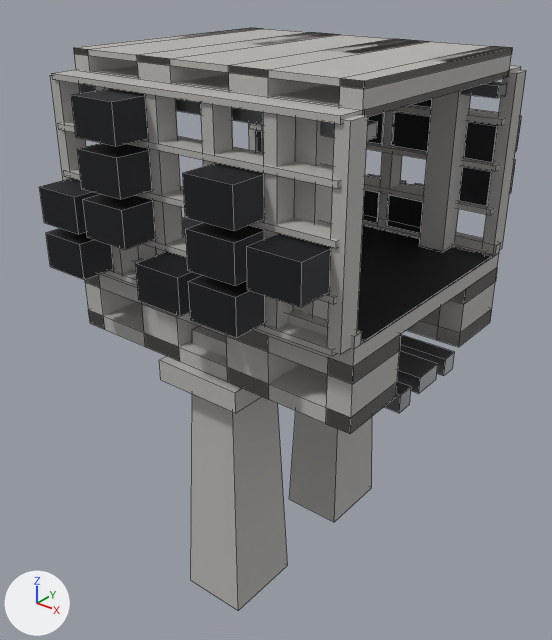
The FBX model Assets/_Project/04.Art/02.Models/Megastructure/SM_Mega_Habitat.fbx as it was, and as the next commit left it.
Both versions are drawn from a 50 mm camera at (56.6, -73.9, 67.4) aimed at (-1.7, -1.0, 22.2). Arrows for +X, +Y and +Z are at lower left; the lights stay in place. The picture after the commit comes second. Mesh edges are drawn as thin lines. Where no turn or scale is listed for an object, it has been applied to the vertices. Vertices at exactly the same position are counted once.

Objects in the first picture: 'SM_Mega_Habitat'.
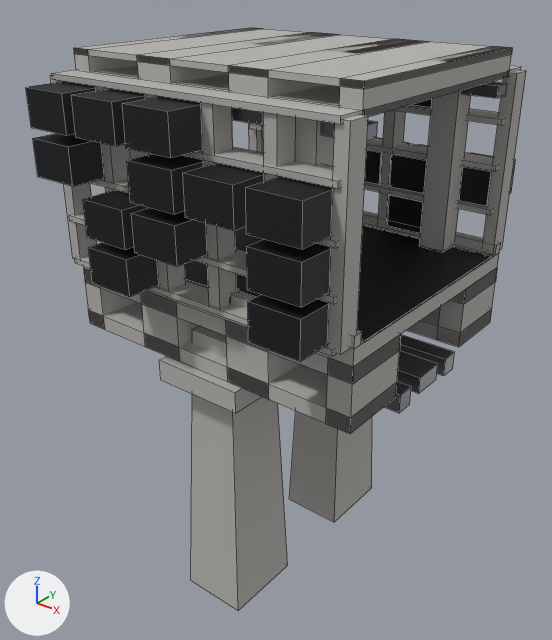
Boxes (x1, y1, x2, y2) around the edits, measured in the pictures (552 x 640 px; the box of a moved part takes in the faces that stretch with it):
'SM_Mega_Habitat', reshaped: before (39, 28, 526, 611); after (26, 28, 526, 611)
part 1 of me_sm_mega_habitat, moved or reshaped: before (136, 251, 202, 316); after (88, 242, 159, 297)
part 2 of me_sm_mega_habitat, moved or reshaped: before (188, 275, 265, 337); after (248, 294, 329, 361)
part 3 of me_sm_mega_habitat, moved or reshaped: before (186, 222, 265, 286); after (131, 207, 207, 267)
part 4 of me_sm_mega_habitat, moved or reshaped: before (39, 178, 100, 234); after (33, 133, 105, 186)
part 5 of me_sm_mega_habitat, moved or reshaped: before (77, 143, 152, 199); after (127, 154, 204, 214)
part 6 of me_sm_mega_habitat, moved or reshaped: before (463, 116, 522, 162); after (246, 176, 333, 249)
part 7 of me_sm_mega_habitat, moved or reshaped: before (46, 228, 113, 279); after (26, 81, 96, 135)
part 8 of me_sm_mega_habitat, moved or reshaped (not visible before): after (122, 96, 203, 158)
part 9 of me_sm_mega_habitat, moved or reshaped: before (367, 112, 385, 144); after (365, 137, 409, 184)
part 10 of me_sm_mega_habitat, moved or reshaped: before (392, 111, 431, 151); after (389, 144, 428, 193)
part 11 of me_sm_mega_habitat, moved or reshaped (not visible afterwards): before (256, 130, 262, 153)
part 12 of me_sm_mega_habitat, moved or reshaped (not visible afterwards): before (363, 174, 406, 223)
part 13 of me_sm_mega_habitat, added (mostly hidden): after (231, 291, 361, 349)

The change, as a diff of the scene's bpy script:
```diff
--- a/Assets/_Project/04.Art/02.Models/Megastructure/SM_Mega_Habitat.fbx.py
+++ b/Assets/_Project/04.Art/02.Models/Megastructure/SM_Mega_Habitat.fbx.py
@@ me_sm_mega_habitat @@
 # used by ob_sm_mega_habitat; location = (0.0, 0.0, 0.0)
-me_sm_mega_habitat.from_pydata(...)  # 768 vertices, 600 faces; spans x -21.0..21.0, y -23.2..23.3, z -14.0..57.2
+me_sm_mega_habitat.from_pydata(...)  # 808 vertices, 630 faces; spans x -21.0..21.0, y -23.2..23.3, z -14.0..57.2
+# me_sm_mega_habitat part 1: the loose piece of 8 vertices spanning x -3.2..3.2, y -23.2..-15.7, z 32.6..37.0 is moved by (-7.9, 0.0, 0.0)
+# me_sm_mega_habitat part 2: the loose piece of 8 vertices spanning x 4.7..11.1, y -23.2..-15.7, z 32.6..37.0 is moved by (7.9, 0.0, 0.0)
+# me_sm_mega_habitat part 3: the loose piece of 8 vertices spanning x 4.7..11.1, y -23.2..-15.7, z 38.2..42.6 is moved by (-7.9, 0.0, 0.0)
+# me_sm_mega_habitat part 4: the loose piece of 8 vertices spanning x -19.0..-12.6, y -23.2..-15.7, z 38.2..42.6 is moved by (0.0, 0.0, 5.6)
+# me_sm_mega_habitat part 5: the loose piece of 8 vertices spanning x -11.1..-4.7, y -23.2..-15.7, z 43.8..48.2 is moved by (7.9, 0.0, 0.0)
+# me_sm_mega_habitat part 6: the loose piece of 8 vertices spanning x 12.6..19.0, y 15.8..23.3, z 43.8..48.2 is moved by (0.0, -39.0, 0.0)
+# me_sm_mega_habitat part 7: the loose piece of 8 vertices spanning x -19.0..-12.6, y -23.2..-15.7, z 32.6..37.0 is moved by (0.0, 0.0, 16.8)
+# me_sm_mega_habitat part 8: the loose piece of 8 vertices spanning x -3.2..3.2, y 15.8..23.3, z 49.4..53.8 is moved by (0.0, -39.0, 0.0)
+# me_sm_mega_habitat part 9: the loose piece of 8 vertices spanning x -3.2..3.2, y 15.8..23.3, z 43.8..48.2 is moved by (0.0, 0.0, -5.6)
+# me_sm_mega_habitat part 10: the loose piece of 8 vertices spanning x 4.7..11.1, y 15.8..23.3, z 43.8..48.2 is moved by (0.0, 0.0, -5.6)
+# me_sm_mega_habitat part 11: the loose piece of 8 vertices spanning x -19.0..-12.6, y 15.8..23.3, z 38.2..42.6 is moved by (0.0, 0.0, 5.6)
+# me_sm_mega_habitat part 12: the loose piece of 8 vertices spanning x -3.2..3.2, y 15.8..23.3, z 32.6..37.0 is moved by (-7.9, 0.0, 11.2)
+# me_sm_mega_habitat part 13: 8 vertices added at x -4.5..4.5, y -17.0..-15.8, z 32.0..33.4
+# other edits to the shape of me_sm_mega_habitat do not show in these pictures
 me_sm_mega_habitat.materials.append(mat_m_mega_concrete)
```
